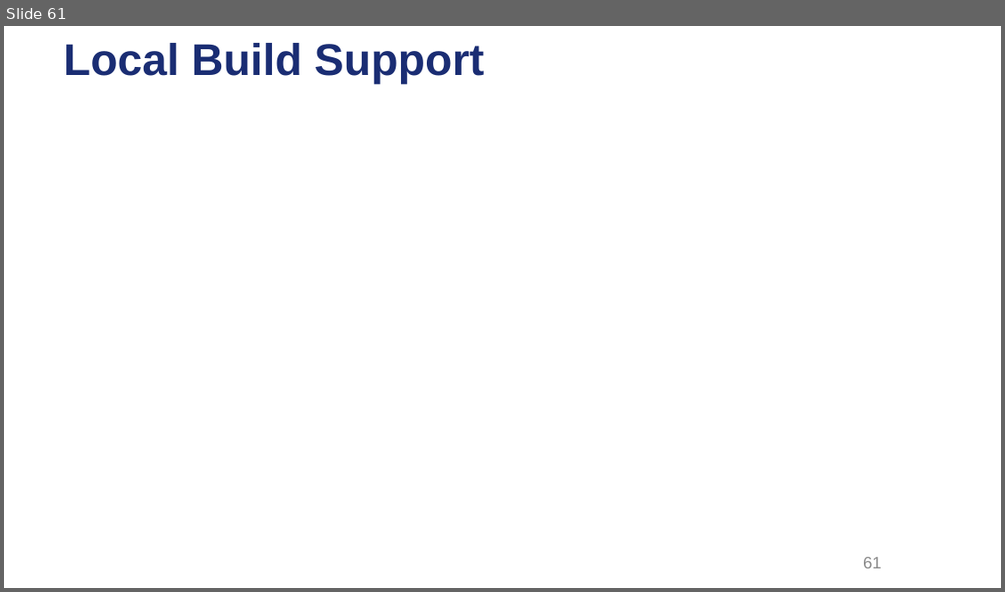
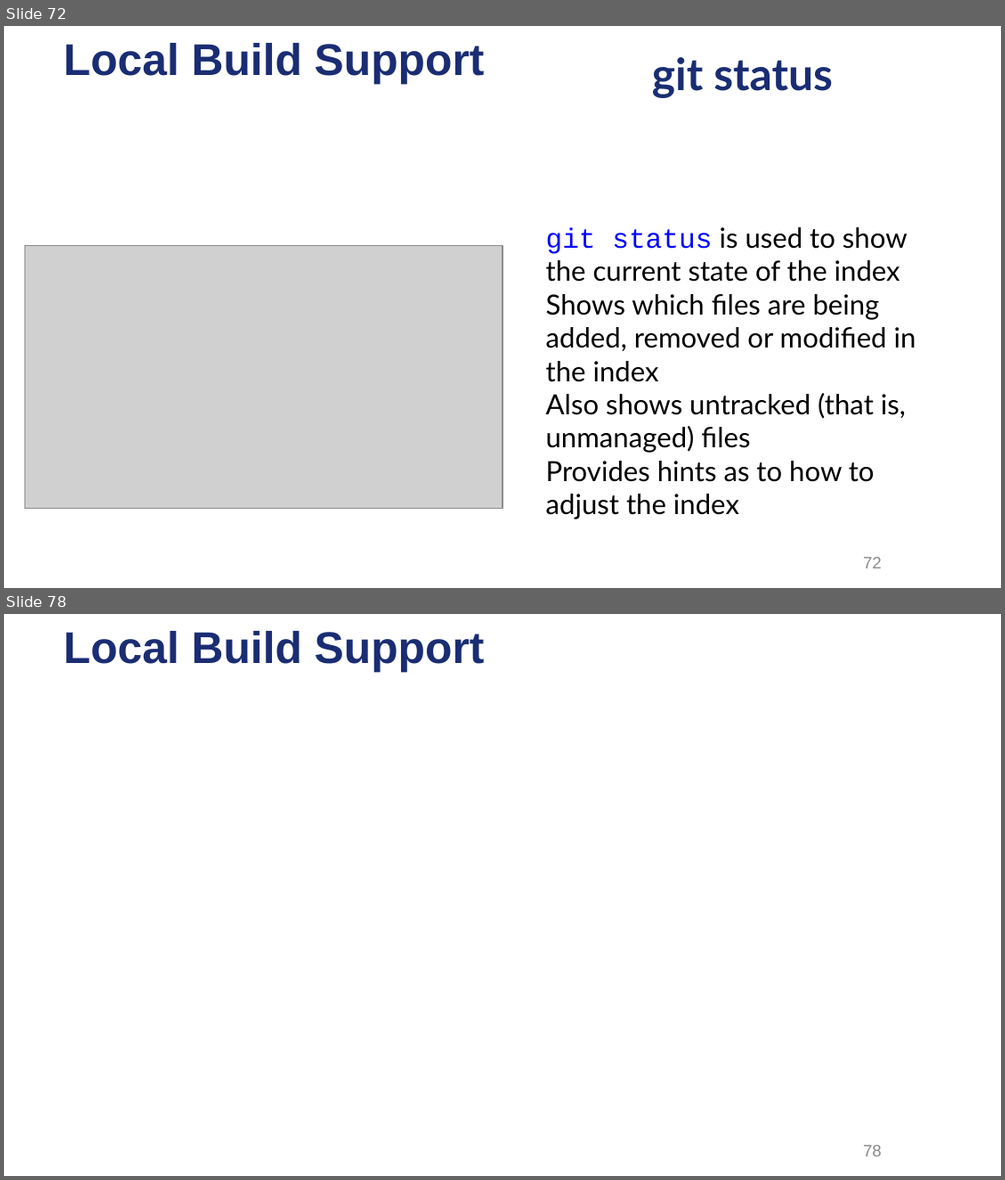
Before and after one commit to ysgard/git-presentation, a slide deck: Dive into Git.odp. Shown one above the other, each under a label of ours: slide 61 before the commit, slides 72 and 78 after it; the slides between them are not shown. The pictures are 1005x592 and 1005x1180 pixels, drawn with LibreOffice and Linux fonts; fonts in the diff are those of the drawing; grey boxes stand for pictures; background and template pictures are left out. Boxes give left, top, right and bottom in pixels: in the first picture for what was removed or moved away, otherwise in the second. Text is boxed around its words. In the diff, an @@ line names an element or a change of style, - is before the commit and + after.

```diff
--- a/Dive into Git.odp
+++ b/Dive into Git.odp
@@ slide 72 added at bbox=[4, 26, 1001, 588], background picture (left out); not listed: 1 template element that a slide beside it also shows @@
@@ title added at bbox=[652, 57, 833, 98], 32 pt, text #1A2D73, bold @@
+git status
@@ text added at bbox=[546, 227, 916, 519], 20 pt, text #000000 @@
+● git status is used to show the current state of the index
+● Shows which files are being added, removed or modified in the index
+● Also shows untracked (that is, unmanaged) files
+● Provides hints as to how to adjust the index
@@ picture added at bbox=[25, 245, 502, 507] @@
@@ page number added at bbox=[863, 556, 882, 568], 12 pt, text #898989 @@
+72
@@ what was slide 61 is now slide 78 @@
@@ page number at bbox=[863, 1144, 882, 1156]: text changed @@
-61
+78
```
Also in this commit, not shown: 3 slides changed, 18 other slides added, 2 slides removed, 15 other files.
